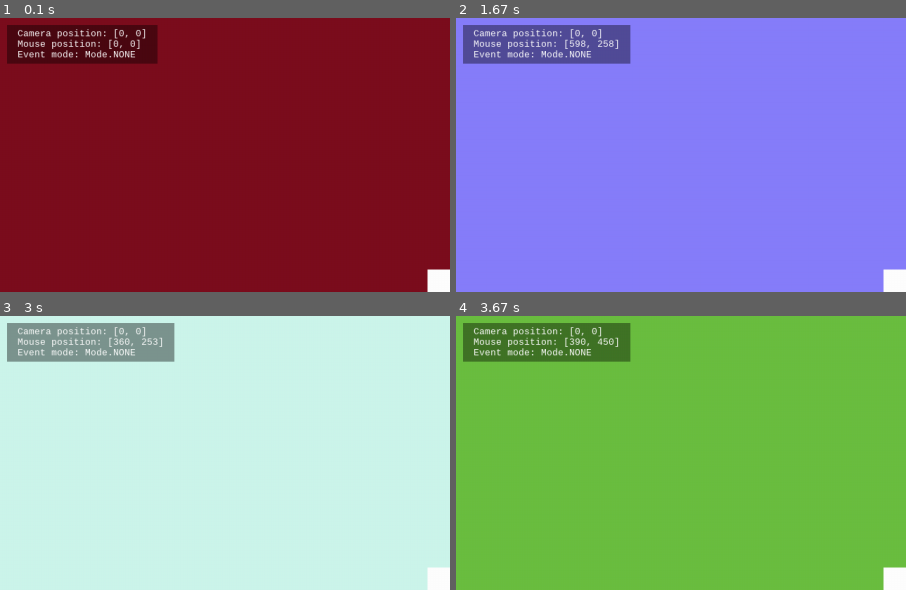
Above: before the commit, frames 1-4 (two rows, left to right).
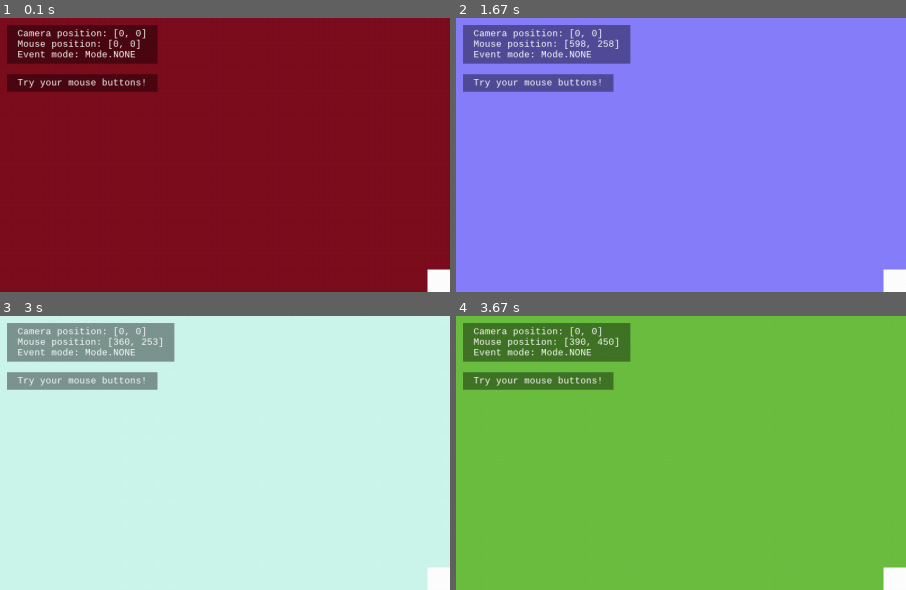
Above: after the commit, the same moments.

Repository: jacinator/learning-pygame
Game: pygame game, started from src/__main__.py
Two runs of this game, one before a commit and one after it. Both use one fixed random seed, a clock stepped at 60 frames per second and the inputs below.
Inputs (mouse positions are % of the whole screen's width and height, from its top left):
- Up to frame 1 (0.1 s): no input
- Up to frame 2 (1.67 s): click (50, 50) at 0.38 s; click (65, 15) at 0.72 s; click (26, 30) at 1.05 s; click (47, 33) at 1.38 s
- Up to frame 3 (3 s): click (76, 41) at 1.72 s; click (17, 60) at 2.05 s; click (20, 16) at 2.38 s; click (28, 32) at 2.72 s
- Up to frame 4 (3.67 s): click (20, 87) at 3.05 s; click (30, 58) at 3.38 s
The pictures show only the part of the screen within x 0-50%, y 0-50%; the shares and areas given below are measured in that part.

The runs differ from the first frame. In frame 1, 2.2% of the frame differs, in the area x 1-36%, y 20-28%; in frame 2, 2.2%; in frame 3, 2.2%; in frame 4, 2.2%.

Commit message:
Adding a base text box.

Diff:
--- a/src/__init__.py
+++ b/src/__init__.py
@@ -1 +1 @@
-__version__: tuple[int, int, int] = (0, 0, 2)
+__version__: tuple[int, int, int] = (0, 0, 3)
--- a/src/game.py
+++ b/src/game.py
@@ -1,5 +1,6 @@
 from __future__ import annotations
 
+from collections.abc import Generator
 from enum import Flag, auto
 from random import randint
 from typing import ClassVar, Self
@@ -33,48 +34,71 @@
         )
 
 
-class Debug:
+class TextBox:
     BG: ClassVar[tuple[int, int, int, int]] = (0, 0, 0, 100)
     FG: ClassVar[tuple[int, int, int, int]] = (255, 255, 255, 255)
 
+    FONT_FAMILY: ClassVar[str] = "monospace"
     FONT_SIZE: ClassVar[int] = 13
 
     PADDING: ClassVar[tuple[int, int]] = (15, 5)
-    POSITION: ClassVar[tuple[int, int]] = (10, 10)
-
-    def __init__(self, game: Game) -> None:
+
+    def __init__(self, surface: pygame.Surface, position: tuple[int, int]) -> None:
+        self.font: pygame.font.Font = pygame.font.SysFont(
+            self.FONT_FAMILY, self.FONT_SIZE
+        )
+        self.position: tuple[int, int] = position
+        self.surface: pygame.Surface = surface
+
+    def __iter__(self) -> Generator[str]:
+        yield from ()
+
+    def _get_background(self, x: int, y: int) -> pygame.Surface:
+        surface: pygame.Surface = pygame.Surface(
+            (self.PADDING[0] * 2 + x, self.PADDING[1] * 2 + y)
+        )
+        surface.fill(self.BG)
+        surface.set_alpha(self.BG[-1])
+        return surface
+
+    def _get_foreground(self) -> Generator[pygame.Surface]:
+        text: str
+        for text in self:
+            surface: pygame.Surface = self.font.render(text, 1, self.FG)
+            surface.set_alpha(self.FG[-1])
+            yield surface
+
+    def render(self) -> None:
+        fg: tuple[pygame.Surface, ...] = tuple(self._get_foreground())
+        lh: int = fg[0].get_height()
+
+        bg: pygame.Surface = self._get_background(
+            max(x.get_width() for x in fg), lh * len(fg)
+        )
+
+        x: int = self.PADDING[0] + self.position[0]
+        y: int = self.PADDING[1] + self.position[1]
+
+        blits: Generator[tuple[pygame.Surface, tuple[int, int]]] = (
+            (b, (x, lh * a + y)) for a, b in enumerate(fg)
+        )
+        self.surface.blits(((bg, self.position), *blits))
+
+
+class AlertTextBox(TextBox):
+    def __iter__(self) -> Generator[str]:
+        yield "Try your mouse buttons!"
+
+
+class DebugTextBox(TextBox):
+    def __init__(self, game: Game, position: tuple[int, int]) -> None:
         self.game: Game = game
-        self.font: pygame.font.Font = pygame.font.SysFont("monospace", self.FONT_SIZE)
-
-    def render(self) -> None:
-        text: tuple[str, ...] = (
-            f"Camera position: {self.game.camera_position}",
-            f"Mouse position: {self.game.mouse_position}",
-            f"Event mode: {self.game.mode}",
-        )
-        lines: tuple[pygame.Surface, ...] = tuple(
-            self.font.render(t, 1, self.FG) for t in text
-        )
-
-        bg: pygame.Surface = pygame.Surface(
-            (
-                self.PADDING[0] * 2 + max(i.get_width() for i in lines),
-                self.PADDING[1] * 2 + sum(i.get_height() for i in lines),
-            ),
-        )
-        bg.fill(self.BG)
-        bg.set_alpha(self.BG[-1])
-
-        self.game.surface.blit(bg, self.POSITION)
-
-        position_x: int = self.POSITION[0] + self.PADDING[0]
-        position_y: int = self.POSITION[1] + self.PADDING[1]
-
-        line: pygame.Surface
-        for line in lines:
-            line.set_alpha(self.FG[-1])
-            self.game.surface.blit(line, (position_x, position_y))
-            position_y += line.get_height()
+        super().__init__(game.surface, position)
+
+    def __iter__(self) -> Generator[str]:
+        yield f"Camera position: {self.game.camera_position}"
+        yield f"Mouse position: {self.game.mouse_position}"
+        yield f"Event mode: {self.game.mode}"
 
 
 class Mode(Flag):
@@ -106,7 +130,10 @@
         self.rect: pygame.Rect = pygame.Rect((0, 0), self.SCREEN_SIZE)
         self.surface: pygame.Surface = pygame.display.set_mode(self.SCREEN_SIZE)
 
-        self.debug: Debug = Debug(self)
+        self.surface.get_width()
+        self.alert: TextBox = AlertTextBox(self.surface, (10, 80))
+        self.debug: TextBox = DebugTextBox(self, (10, 10))
+
         self.chunk: Chunk = Chunk(self)
 
         return self
@@ -119,6 +146,7 @@
         self.surface.fill(self.color)
 
         self.chunk.render()
+        self.alert.render()
         self.debug.render()
 
         pygame.display.flip()
